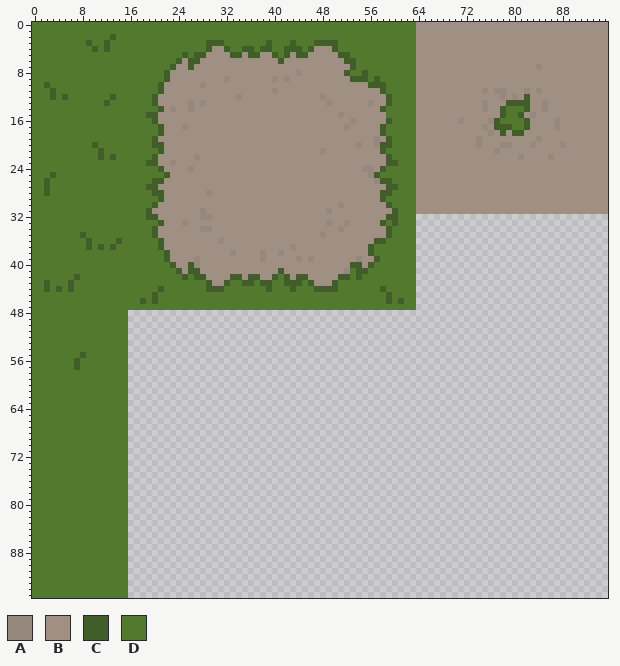
Pixel-art file: assets/sprites/groundmap.aseprite. This is how it looked before the edit.
96x96 pixels, 1 frame.
Palette (. is transparent): A #97887d  B #a09084  C #415e2a  D #53792f
Pixels before (only the part around the change), first column x 57:
24 BCDDDDDBBBBBBBBBBBBBBBBBBBBBBBBBBBBBBBB
25 CDDDDDDBBBBBBBBBBBBBBBBBBBBBBBBBBBBBBBB
26 ACCDDDDBBBBBBBBBBBBBBBBBBBBBBBBBBBBBBBB
27 BBCCDDDBBBBBBBBBBBBBBBBBBBBBBBBBBBBBBBB
28 BCCDDDDBBBBBBBBBBBBBBBBBBBBBBBBBBBBBBBB
29 BCDDDDDBBBBBBBBBBBBBBBBBBBBBBBBBBBBBBBB
30 BBCDDDDBBBBBBBBBBBBBBBBBBBBBBBBBBBBBBBB
31 BBBCDDDBBBBBBBBBBBBBBBBBBBBBBBBBBBBBBBB
32 BBCCDDD................................
33 BCDCDDD................................
34 BBCDDDD................................
35 BBCDDDD................................
36 CCDDDDD................................
37 DDDDDDD................................
38 DDDDDDD................................
39 CDDDDDD................................
40 DDDDDDD................................
41 DDDDDDD................................
42 DDDDDDD................................
43 DDDDDDD................................
44 DCDDDDD................................
45 DDCDDDD................................
46 DDCDCDD................................
47 DDDDDDD................................
48 .......................................
49 .......................................
50 .......................................
51 .......................................
52 .......................................
53 .......................................
54 .......................................
55 .......................................
56 .......................................
57 .......................................
58 .......................................
59 .......................................
60 .......................................
61 .......................................
62 .......................................
63 .......................................
64 .......................................
65 .......................................
66 .......................................
67 .......................................
68 .......................................
69 .......................................
70 .......................................
71 .......................................
72 .......................................
73 .......................................
74 .......................................
75 .......................................
76 .......................................
77 .......................................
78 .......................................
79 .......................................
80 .......................................
81 .......................................
82 .......................................
83 .......................................
84 .......................................
85 .......................................
86 .......................................
87 .......................................
88 .......................................
89 .......................................
90 .......................................
91 .......................................
92 .......................................
93 .......................................
New version:
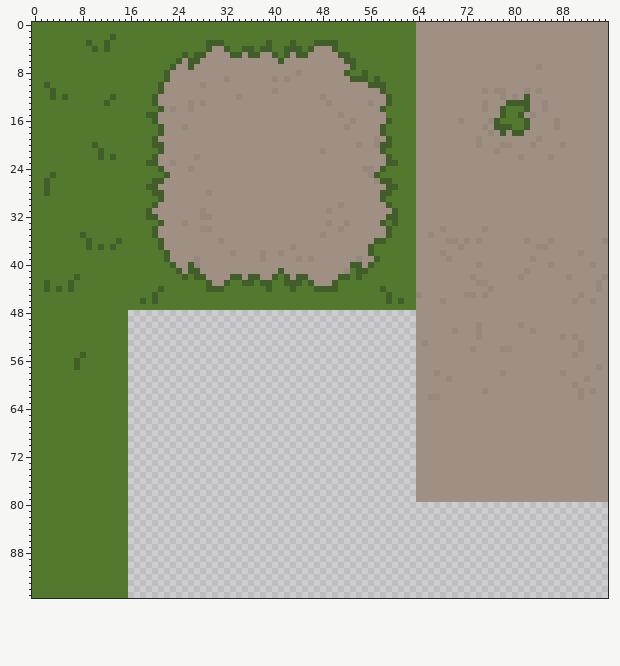
Difference:
Changed rows in their new state; - is an unchanged pixel.
first column x 64:
32 BBBBBBBBBBBBBBBBBBBBBBBBBBBBBBBB
33 BBBBBBBBBBBBBBBBBBBBBBBBBBBBBBBB
34 BBBBABBBBBBABBBBBBBBBBBBBBBBBBBB
35 BBABBBBBBBBBBBBBBBBBBBBBBBBBBBBB
36 BBBBBAABABABBBBBBBABBBABBBBBBBBA
37 BBBBBBBABBBBBBBBBBBBAABBBBBBBBBB
38 BBBBABBBBBBBBBBBBBBBBBBBBBBABBBB
39 BBBBBABBBBBBBBBBBBBABBBBBBBBBBBB
40 BBBBBBBBBBABBBBBBBBBBBABBBBBBABB
41 BBBBBBBBBBBBBBBBBBABBBBBBBBBBBBB
42 BBBBBBBBBABBBBBBBABBBBBBBABBBBBA
43 BBBBBBBBBBAABBBBBBBBBBBBBBBBBBAB
44 BBBBBBBBBBBBABBBBBBBBBBBBBBBBBAB
45 ABBBBBBBAABABBBBBBBBBBBBBBBABBBB
46 BBBBABBBBBBBBBBBBBBBBBBBBBABBABB
47 BBBBBBBBBBBBBBBBBBBBBBBBBBBBBBBB
48 BBBBBBBBBBBBBBBBBBBBBBBBBBBBBBBB
49 BBBBBBBBBBBBBBBBBBBBBBBBBBBBBBBB
50 BBBBBBBBBBABBBBBBABBBBBBBBBBBBBB
51 BBBBBBABBBABBBBBBBBABBBBBBBBBBBB
52 BBBBBBBBBBABBBBBBBBBBBBBABABBBBB
53 BABBBBBBBBBBBBBBBBBBBBBBBBBABBBB
54 BBBBBBBBBABBBBAABBBBBBBBBBBABBBB
55 BBBBBBBBBBBBBBBBBBBBBBBBBBABBBBB
56 BBBBBBBBBBBBBBBBBBBBBBBBBBBBBBBB
57 BBBBBBBBBBBBBBBBBBBBBBBBBBBBBBAB
58 BBBABBBBBBBBBBABBBBBBBBBABBBBBBB
59 BBBBBABBBBBBBBBBBBBBBBBBBBBBABBB
60 BBBBBBBBBBBBBBBBBBBBBBBBBBABBBBB
61 BBBBBBBBBBBABBBBBBBBBBBBBBBABABB
62 BBAABBBBBBBBBBBBBBBBBBBBBBBABBBB
63 BBBBBBBBBBBBBBBBBBBBBBBBBBBBBBBB
64 BBBBBBBBBBBBBBBBBBBBBBBBBBBBBBBB
65 BBBBBBBBBBBBBBBBBBBBBBBBBBBBBBBB
66 BBBBBBBBBBBBBBBBBBBBBBBBBBBBBBBB
67 BBBBBBBBBBBBBBBBBBBBBBBBBBBBBBBB
68 BBBBBBBBBBBBBBBBBBBBBBBBBBBBBBBB
69 BBBBBBBBBBBBBBBBBBBBBBBBBBBBBBBB
70 BBBBBBBBBBBBBBBBBBBBBBBBBBBBBBBB
71 BBBBBBBBBBBBBBBBBBBBBBBBBBBBBBBB
72 BBBBBBBBBBBBBBBBBBBBBBBBBBBBBBBB
73 BBBBBBBBBBBBBBBBBBBBBBBBBBBBBBBB
74 BBBBBBBBBBBBBBBBBBBBBBBBBBBBBBBB
75 BBBBBBBBBBBBBBBBBBBBBBBBBBBBBBBB
76 BBBBBBBBBBBBBBBBBBBBBBBBBBBBBBBB
77 BBBBBBBBBBBBBBBBBBBBBBBBBBBBBBBB
78 BBBBBBBBBBBBBBBBBBBBBBBBBBBBBBBB
79 BBBBBBBBBBBBBBBBBBBBBBBBBBBBBBBB
